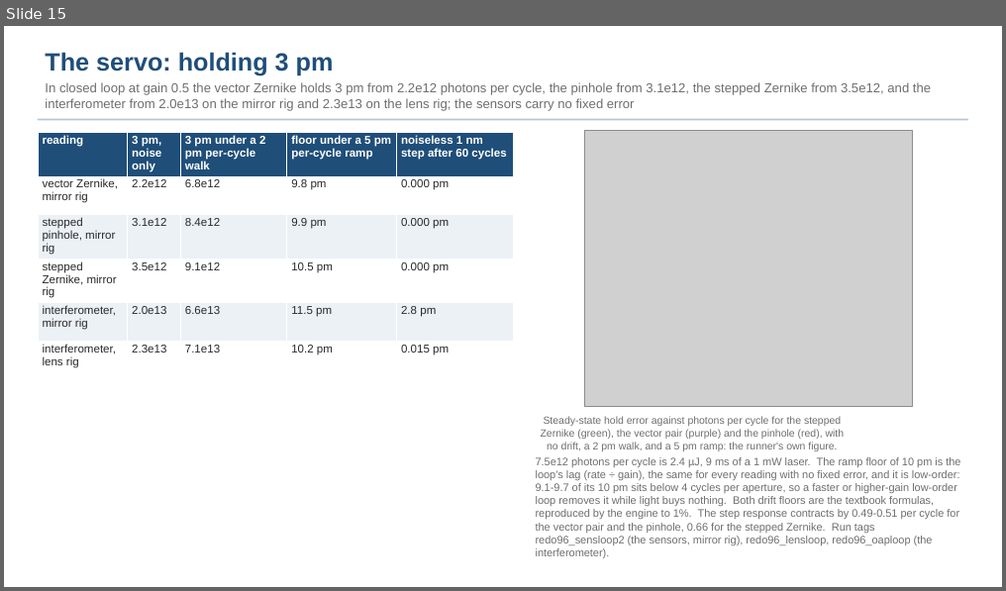
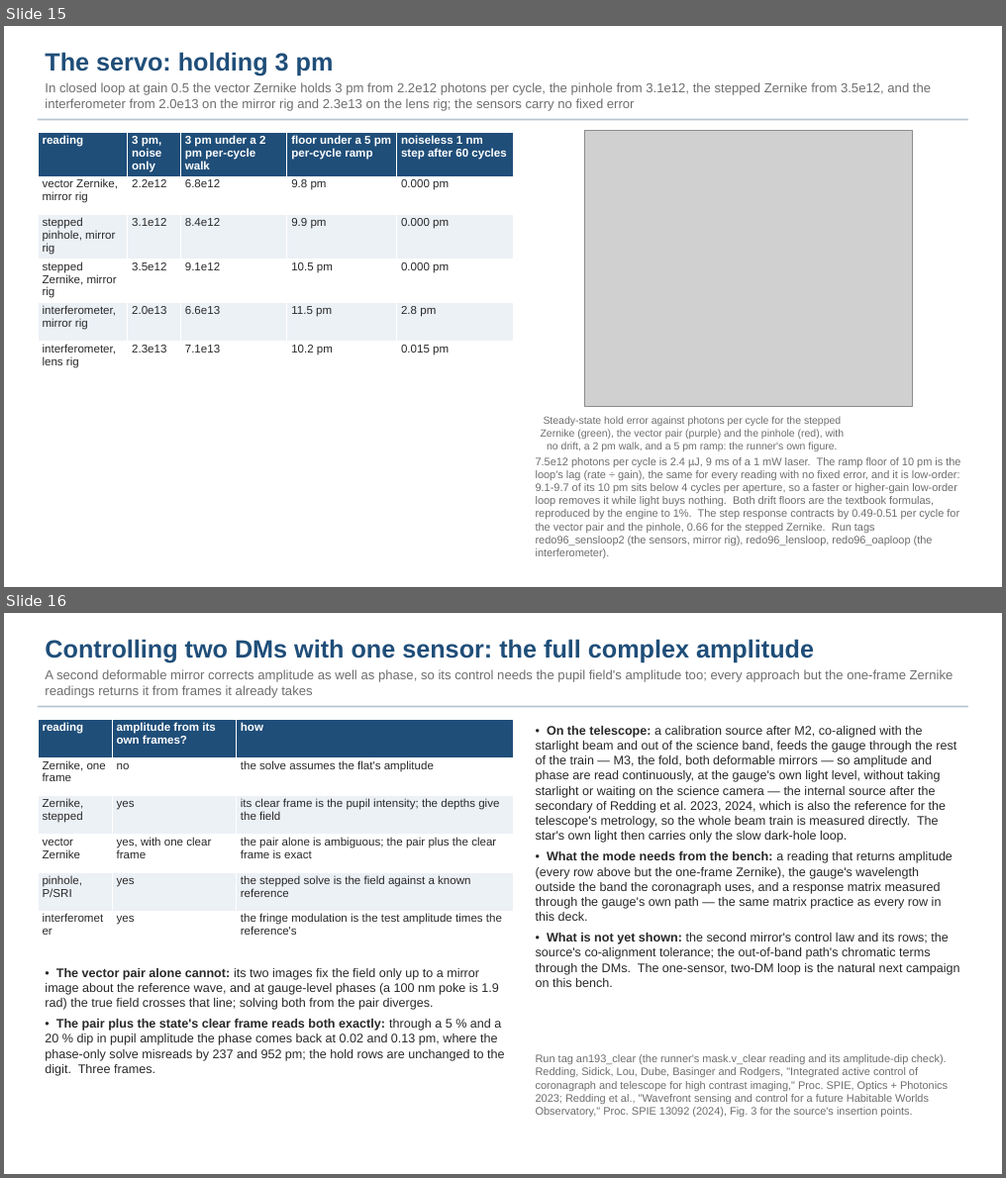
Before and after one commit to nasa-jpl/macos, a slide deck: demo_session/deck_gauges_short_baseline.pptx. Shown one above the other, each under a label of ours: slide 15 before the commit, slides 15 and 16 after it. The pictures are 1006x591 and 1006x1178 pixels, drawn with LibreOffice and Linux fonts; fonts in the diff are those of the drawing; grey boxes stand for pictures. Boxes give left, top, right and bottom in pixels: in the first picture for what was removed or moved away, otherwise in the second. Text is boxed around its words. In the diff, an @@ line names an element or a change of style, - is before the commit and + after.

```diff
--- a/demo_session/deck_gauges_short_baseline.pptx
+++ b/demo_session/deck_gauges_short_baseline.pptx
@@ slide 16 added at (4, 613, 1002, 1174), background #FFFFFF @@
@@ text added at (45, 639, 953, 698), 12.5 pt, text #6E6E6E @@
+Controlling two DMs with one sensor: the full complex amplitude
+A second deformable mirror corrects amplitude as well as phase, so its control needs the pupil field's amplitude too; every approach but the one-frame Zernike readings returns it from frames it already takes
@@ rectangle added at (38, 706, 968, 707), fill #B8C6D4 @@
@@ table added at (38, 719, 513, 950), 6 rows, 3 columns @@
+reading | amplitude from its own frames? | how
+Zernike, one frame | no | the solve assumes the flat's amplitude
+Zernike, stepped | yes | its clear frame is the pupil intensity; the depths give the field
+vector Zernike | yes, with one clear frame | the pair alone is ambiguous; the pair plus the clear frame is exact
+pinhole, P/SRI | yes | the stepped solve is the field against a known reference
+interferometer | yes | the fringe modulation is the test amplitude times the reference's
@@ text added at (536, 726, 960, 987), 12 pt, text #282828 @@
+• On the telescope: a calibration source after M2, co-aligned with the starlight beam and out of the science band, feeds the gauge through the rest of the train — M3, the fold, both deformable mirrors — so amplitude and phase are read continuously, at the gauge's own light level, without taking starlight or waiting on the science camera — the internal source after the secondary of Redding et al. 2023, 2024, which is also the reference for the telescope's metrology, so the whole beam train is measured directly. The star's own light then carries only the slow dark-hole loop.
+• What the mode needs from the bench: a reading that returns amplitude (every row above but the one-frame Zernike), the gauge's wavelength outside the band the coronagraph uses, and a response matrix measured through the gauge's own path — the same matrix practice as every row in this deck.
+• What is not yet shown: the second mirror's control law and its rows; the source's co-alignment tolerance; the out-of-band path's chromatic terms through the DMs. The one-sensor, two-DM loop is the natural next campaign on this bench.
@@ text added at (45, 968, 504, 1076), 12 pt, text #282828 @@
+• The vector pair alone cannot: its two images fix the field only up to a mirror image about the reference wave, and at gauge-level phases (a 100 nm poke is 1.9 rad) the true field crosses that line; solving both from the pair diverges.
+• The pair plus the state's clear frame reads both exactly: through a 5 % and a 20 % dip in pupil amplitude the phase comes back at 0.02 and 0.13 pm, where the phase-only solve misreads by 237 and 952 pm; the hold rows are unchanged to the digit. Three frames.
@@ text added at (536, 1055, 947, 1117), 10.5 pt, text #6E6E6E @@
+Run tag an193_clear (the runner's mask.v_clear reading and its amplitude-dip check). Redding, Sidick, Lou, Dube, Basinger and Rodgers, "Integrated active control of coronagraph and telescope for high contrast imaging," Proc. SPIE, Optics + Photonics 2023; Redding et al., "Wavefront sensing and control for a future Habitable Worlds Observatory," Proc. SPIE 13092 (2024), Fig. 3 for the source's insertion points.
```
Also in this commit, not shown: 4 slides changed, 1 slide removed, 4 other files.
